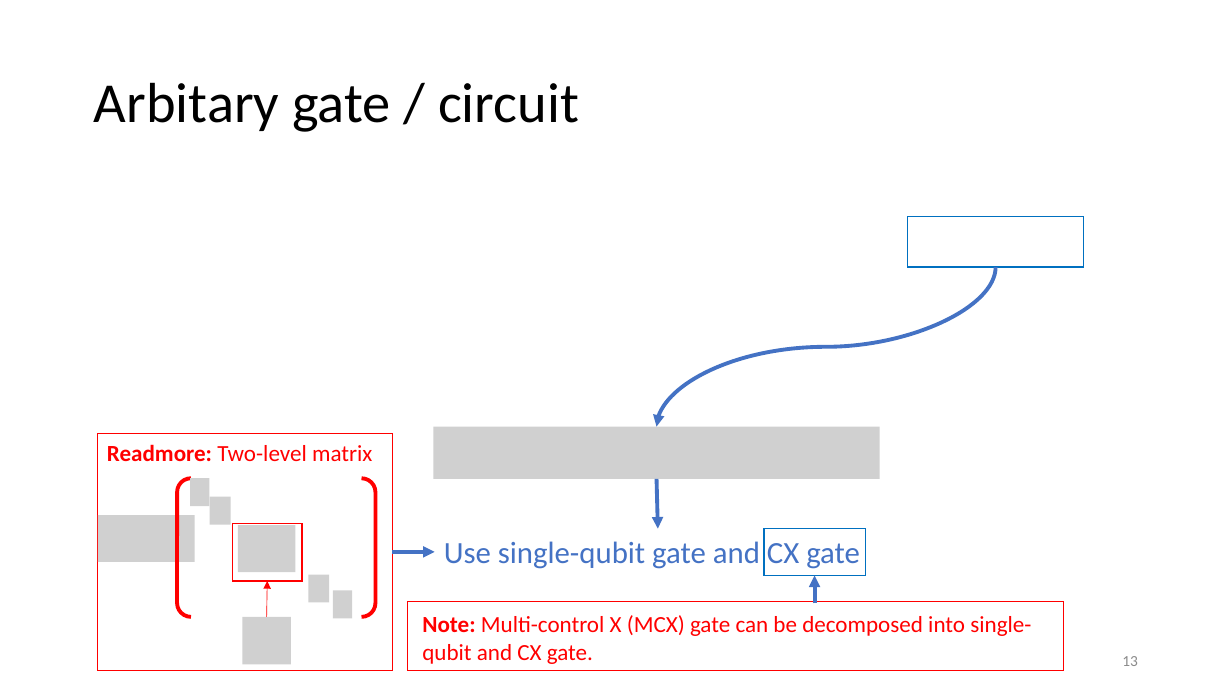
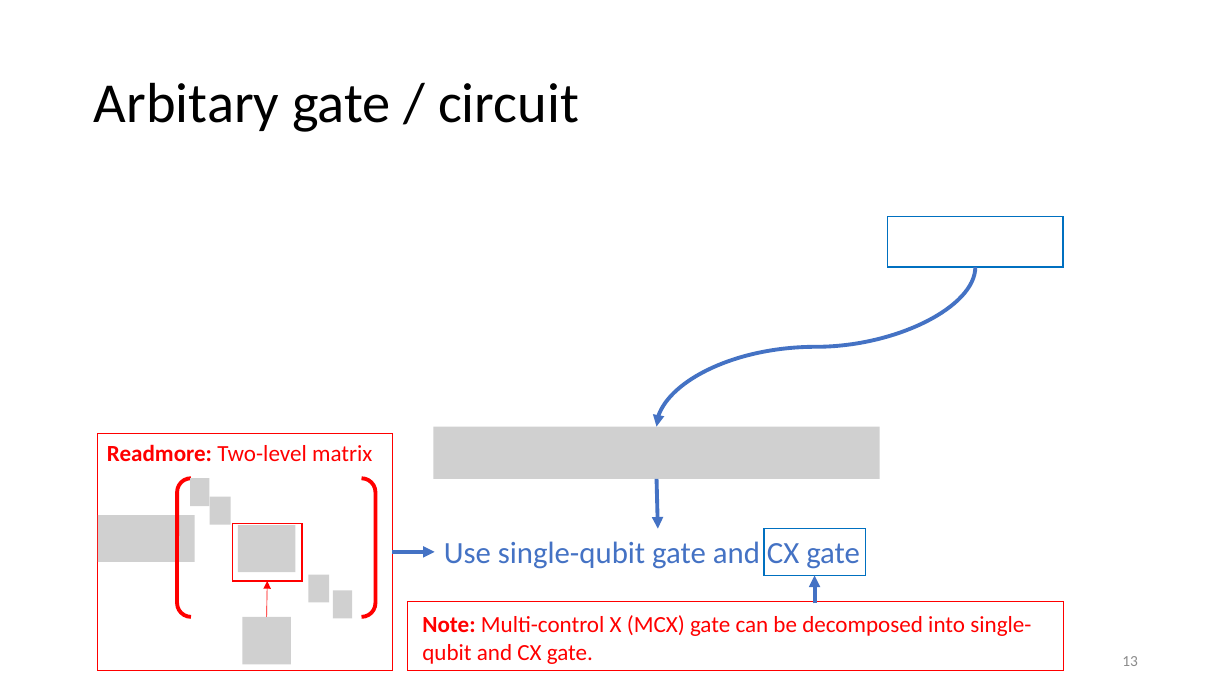
Before and after one commit to vutuanhai237/CourseMaterialsUIT, a slide deck: slide 13 of SExxx-Programming for quantum computer/UPTschool/Qubit and Circuit.pptx. Drawn at 1232x693 pixels with LibreOffice and Linux fonts; fonts in the diff are those of the drawing; grey boxes stand for pictures. Boxes give left, top, right and bottom in pixels: in the first picture for what was removed or moved away, otherwise in the second. Text is boxed around its words. In the diff, an @@ line names an element or a change of style, - is before the commit and + after.

```diff
--- a/SExxx-Programming for quantum computer/UPTschool/Qubit and Circuit.pptx
+++ b/SExxx-Programming for quantum computer/UPTschool/Qubit and Circuit.pptx
@@ rectangle: place and size @@
-rectangle at bbox=[908, 216, 1083, 267]
+rectangle at bbox=[888, 216, 1064, 267]
@@ curved arrow moved from (996, 267) - (657, 427) to (976, 267) - (657, 427) @@
```
Also in this commit, not shown: 9 other slides changed, 26 other files.
